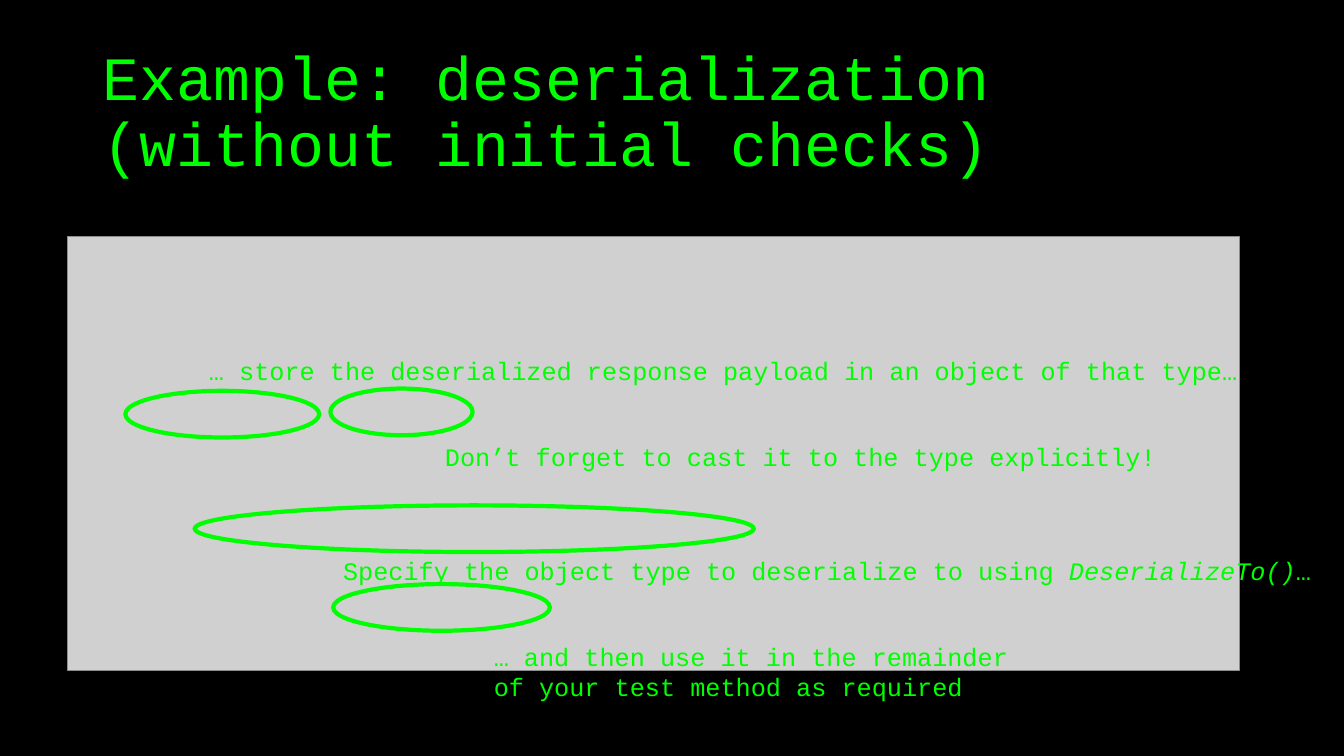
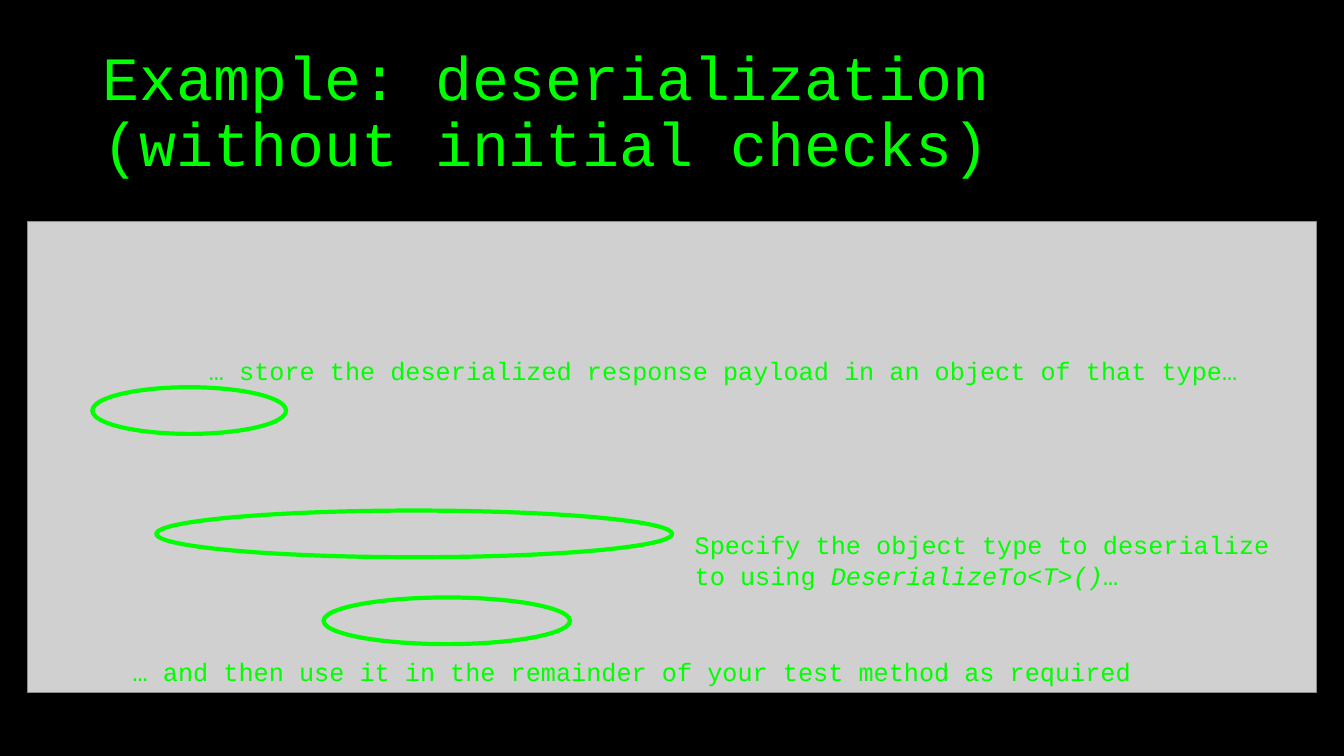
Before and after one commit to basdijkstra/rest-assured-net-workshop, a slide deck: slide 57 of RestAssuredNetWorkshop.pptx. Drawn at 1344x756 pixels with LibreOffice and Linux fonts; fonts in the diff are those of the drawing; grey boxes stand for pictures. Boxes give left, top, right and bottom in pixels: in the first picture for what was removed or moved away, otherwise in the second. Text is boxed around its words. In the diff, an @@ line names an element or a change of style, - is before the commit and + after.

Commit message:
Update examples and answers using new deserialization syntax

```diff
--- a/RestAssuredNetWorkshop.pptx
+++ b/RestAssuredNetWorkshop.pptx
@@ picture: place and size @@
-picture at <box>68,236,1239,670</box>
+picture at <box>27,222,1317,693</box>
@@ ellipse: place and size @@
-ellipse at <box>125,391,319,438</box>
+ellipse at <box>93,387,286,434</box>
@@ ellipse removed at <box>331,389,473,436</box> @@
@@ text removed at <box>445,448,1155,472</box> @@
-Don’t forget to cast it to the type explicitly!
@@ ellipse: place and size @@
-ellipse at <box>195,505,754,552</box>
+ellipse at <box>156,511,673,558</box>
@@ text at <box>695,536,1269,591</box>: text changed @@
-Specify the object type to deserialize to using DeserializeTo()…
+Specify the object type to deserialize to using DeserializeTo<T>()…
@@ ellipse: place and size @@
-ellipse at <box>334,585,551,631</box>
+ellipse at <box>324,598,570,644</box>
@@ text "… and then use it ..." rewrapped from <box>494,647,1008,702</box> to <box>163,663,1131,687</box> @@
```
Also in this commit, not shown: 2 other slides changed, 4 other files.
